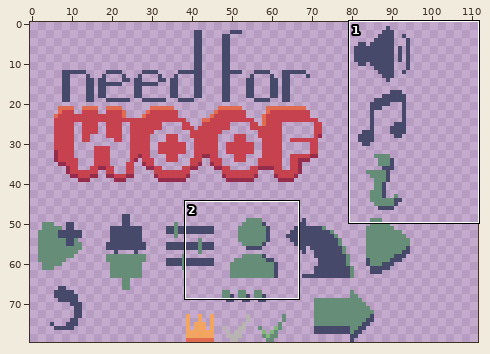
Pixel-art file, stored at aceprite/main_menu.aseprite. Above, an overview of the earlier version with the close-up marked.
Close-up. Before the edit:
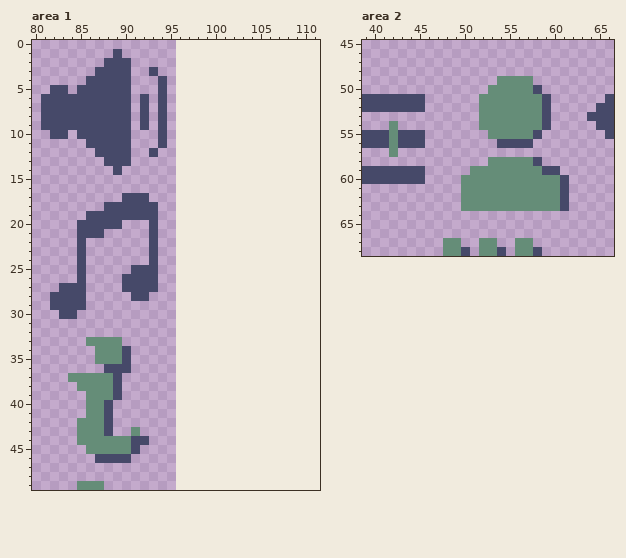
96x80 pixels, 1 frame. Shown: area 1: x 80..111, y 0..49; area 2: x 39..66, y 45..68. The old version is drawn lined up with the new one, on the new canvas.
After:
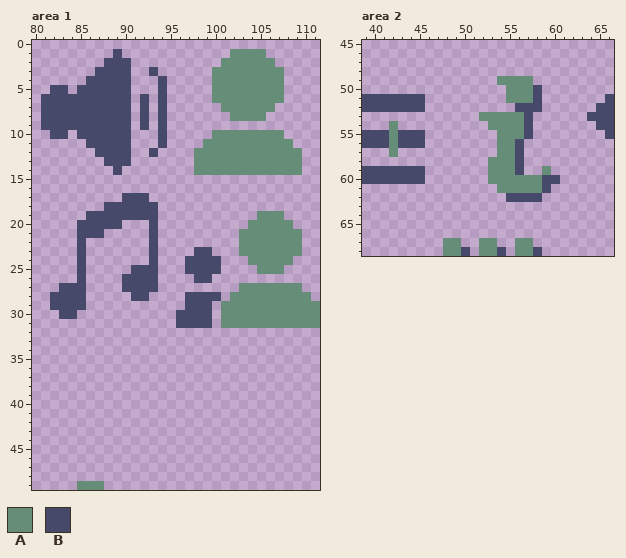
Palette (. is transparent): A #658d78  B #464969
Change:
canvas 96x80 -> 112x80
--- area 1
@@ x 96..111 @@
  0 ................
- 1 ................
- 2 ................
- 3 ................
- 4 ................
- 5 ................
- 6 ................
- 7 ................
- 8 ................
+ 1 ......AAAA......
+ 2 .....AAAAAA.....
+ 3 ....AAAAAAAA....
+ 4 ....AAAAAAAA....
+ 5 ....AAAAAAAA....
+ 6 ....AAAAAAAA....
+ 7 .....AAAAAA.....
+ 8 ......AAAA......
  9 ................
-10 ................
-11 ................
-12 ................
-13 ................
-14 ................
+10 ....AAAAAAAA....
+11 ...AAAAAAAAAA...
+12 ..AAAAAAAAAAAA..
+13 ..AAAAAAAAAAAA..
+14 ..AAAAAAAAAAAA..
 15 ................
@@ x 80..111 @@
 18 ........BBBBBB..................
-19 ......BBBBBBBB..................
-20 .....BBBBB...B..................
-21 .....BBB.....B..................
-22 .....B.......B..................
-23 .....B.......B..................
-24 .....B.......B..................
-25 .....B.....BBB..................
-26 .....B....BBBB..................
-27 ...BBB....BBBB..................
-28 ..BBBB.....BB...................
-29 ..BBBB..........................
-30 ...BB...........................
-31 ................................
+19 ......BBBBBBBB...........AAA....
+20 .....BBBBB...B..........AAAAA...
+21 .....BBB.....B.........AAAAAAA..
+22 .....B.......B.........AAAAAAA..
+23 .....B.......B....BB...AAAAAAA..
+24 .....B.......B...BBBB...AAAAA...
+25 .....B.....BBB...BBBB....AAA....
+26 .....B....BBBB....BB............
+27 ...BBB....BBBB.........AAAAAAA..
+28 ..BBBB.....BB....BBBB.AAAAAAAAA.
+29 ..BBBB...........BBB.AAAAAAAAAAA
+30 ...BB...........BBBB.AAAAAAAAAAA
+31 ................BBBB.AAAAAAAAAAA
 32 ................................
-33 ......AAAA......................
-34 .......AAAB.....................
-35 .......AAAB.....................
-36 ........BBB.....................
-37 ....AAAAAB......................
-38 .....AAAAB......................
-39 ......AAAB......................
-40 ......AAB.......................
-41 ......AAB.......................
-42 .....AAAB.......................
-43 .....AAAB..A....................
-44 .....AAAAAABB...................
-45 ......AAAAAB....................
-46 .......BBBB.....................
+33 ................................
+34 ................................
+35 ................................
+36 ................................
+37 ................................
+38 ................................
+39 ................................
+40 ................................
+41 ................................
+42 ................................
+43 ................................
+44 ................................
+45 ................................
+46 ................................
 47 ................................
--- area 2
@@ x 48..63 @@
 49 ......AAAA......
-50 .....AAAAAB.....
-51 ....AAAAAAAB....
-52 ....AAAAAAAB....
-53 ....AAAAAAAB....
-54 ....AAAAAAAB....
-55 .....AAAAAB.....
-56 ......BBBB......
-57 ................
-58 .....AAAAAB.....
-59 ...AAAAAAAABB...
-60 ..AAAAAAAAAAAB..
-61 ..AAAAAAAAAAAB..
-62 ..AAAAAAAAAAAB..
-63 ..AAAAAAAAAAAB..
+50 .......AAAB.....
+51 .......AAAB.....
+52 ........BBB.....
+53 ....AAAAAB......
+54 .....AAAAB......
+55 ......AAAB......
+56 ......AAB.......
+57 ......AAB.......
+58 .....AAAB.......
+59 .....AAAB..A....
+60 .....AAAAAABB...
+61 ......AAAAAB....
+62 .......BBBB.....
+63 ................
 64 ................
Pixel boxes of the changes (left, top, right, bottom) in both close-ups:
added: (194, 49, 302, 175)
added: (176, 211, 320, 328)
erased: (68, 337, 149, 463)
changed: (461, 85, 569, 211)
